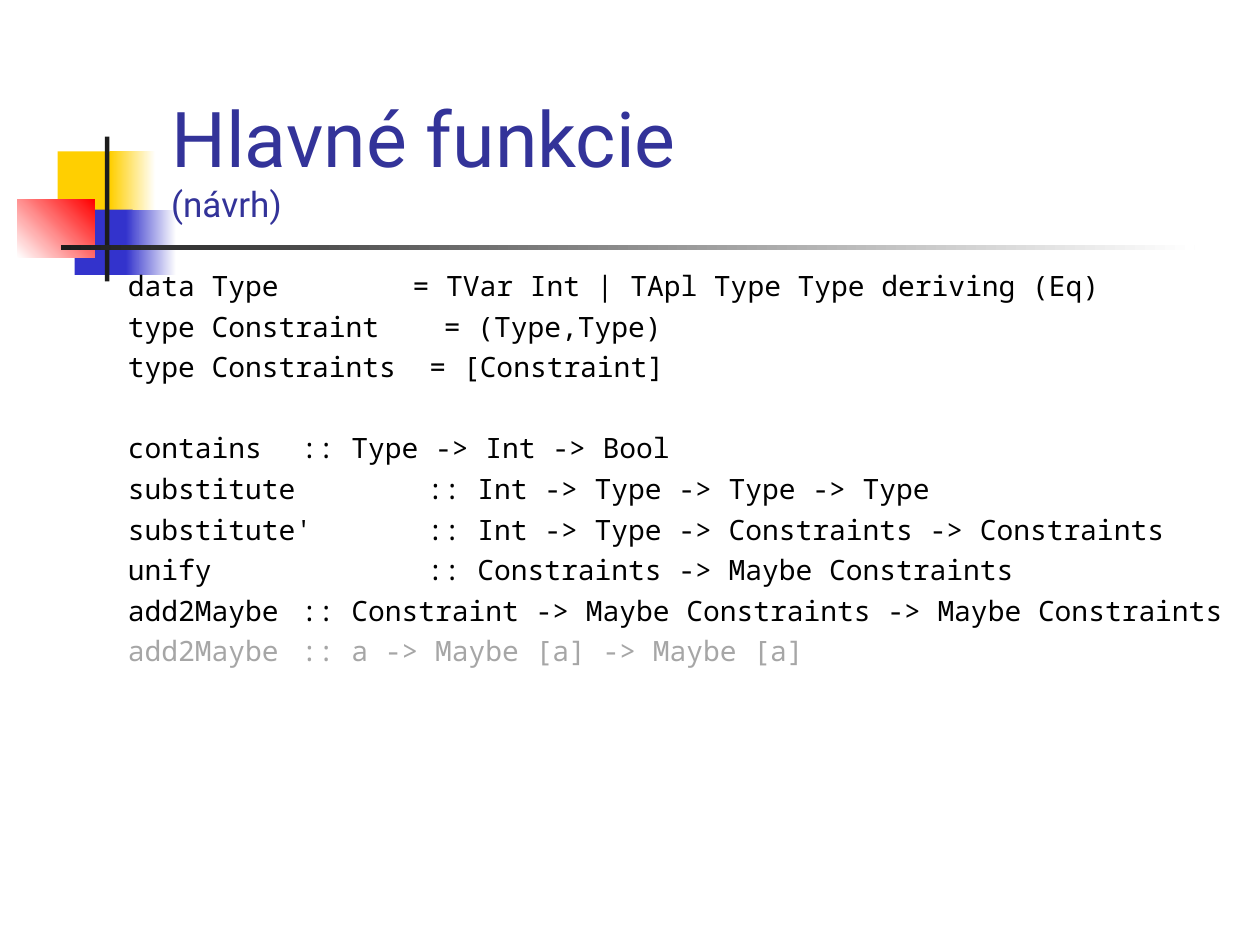
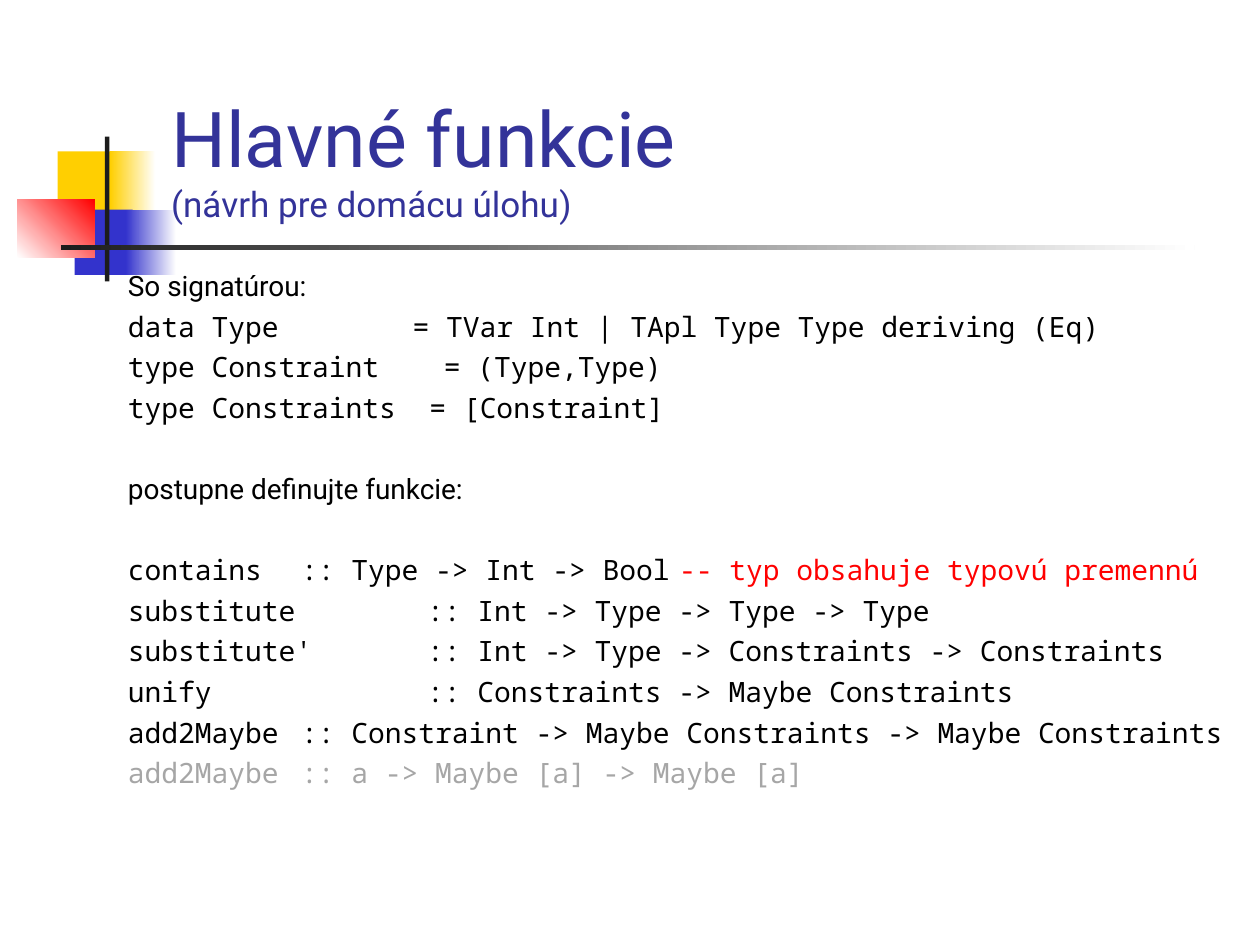
Before and after one commit to Funkcionalne/Prednasky, a slide deck: slide 18 of 08/08_fpro.ppt. Drawn at 1260x945 pixels with LibreOffice and Linux fonts; fonts in the diff are those of the drawing. Boxes give left, top, right and bottom in pixels: in the first picture for what was removed or moved away, otherwise in the second. Text is boxed around its words. In the diff, an @@ line names an element or a change of style, - is before the commit and + after.

```diff
--- a/08/08_fpro.ppt
+++ b/08/08_fpro.ppt
@@ title at box(171, 108, 676, 225): text changed; size 44 to 20 pt @@
-Hlavné funkcie
-(návrh)
+Hlavné funkcie
+(návrh pre domácu úlohu)
@@ text at box(128, 270, 306, 302): paragraph added @@
+So signatúrou:
@@ text at box(128, 477, 1198, 587): text changed @@
-contains :: Type -> Int -> Bool
+postupne definujte funkcie:
+contains :: Type -> Int -> Bool -- typ obsahuje typovú premennú
```
Also in this commit, not shown: 11 other slides changed, 2 slides added, 2 other files.
